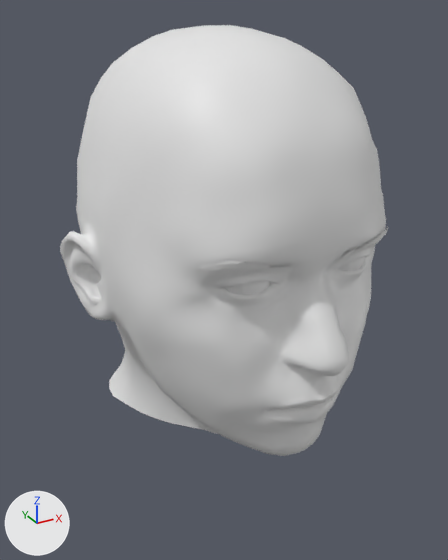
Renders of the FBX model assets/heads/head_3_ltn.fbx from each side of a commit.
Camera for both pictures: a 50 mm lens placed at (-0.728, -1.302, 0.536), pointed at (0.001, 0.024, -0.127). Arrows for +X, +Y and +Z are at lower left; the lights stay in place. The picture after the commit comes second. Where no turn or scale is listed for an object, it has been applied to the vertices.

Objects in the first picture: 'Brows', 'Head', 'Lips' and 2 more.
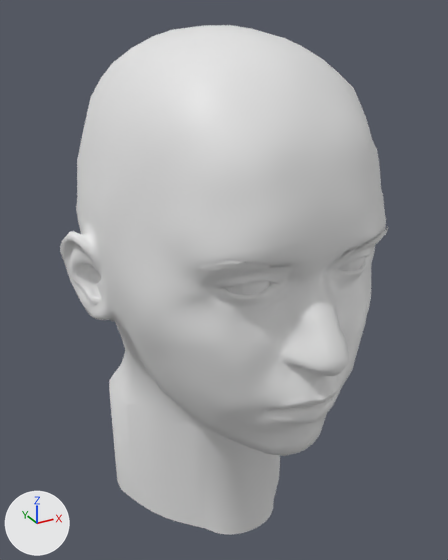
The newer file is also rescaled (x0.741), turned or shifted as a whole; pictures and numbers use the older file's frame.

Boxes (x1, y1, x2, y2) around the edits, measured in the pictures (448 x 560 px):
'Head', reshaped (18% taller): before (60, 25, 386, 456); after (60, 25, 386, 534)
part 1 of me_base_002, added: after (109, 389, 280, 534)

Edits to the bpy script that builds the scene:
```text
Change me_base_002:
    used by ob_head; location = (0.0, 0.0, 0.0)
    remove me_base_002.from_pydata(...)  # 5709 vertices, 5528 faces; spans x -0.4..0.4, y -0.465..0.465, z -0.5..0.5
    add me_base_002.from_pydata(...)  # 5759 vertices, 5578 faces; spans x -0.4..0.4, y -0.465..0.465, z -0.85..0.5
    me_base_002 part 1
    50 new vertices lie (0.0, 0.0, -0.35) away from vertices in x -0.276..0.276, y -0.149..0.38, z -0.5
    50 new faces join them
```
